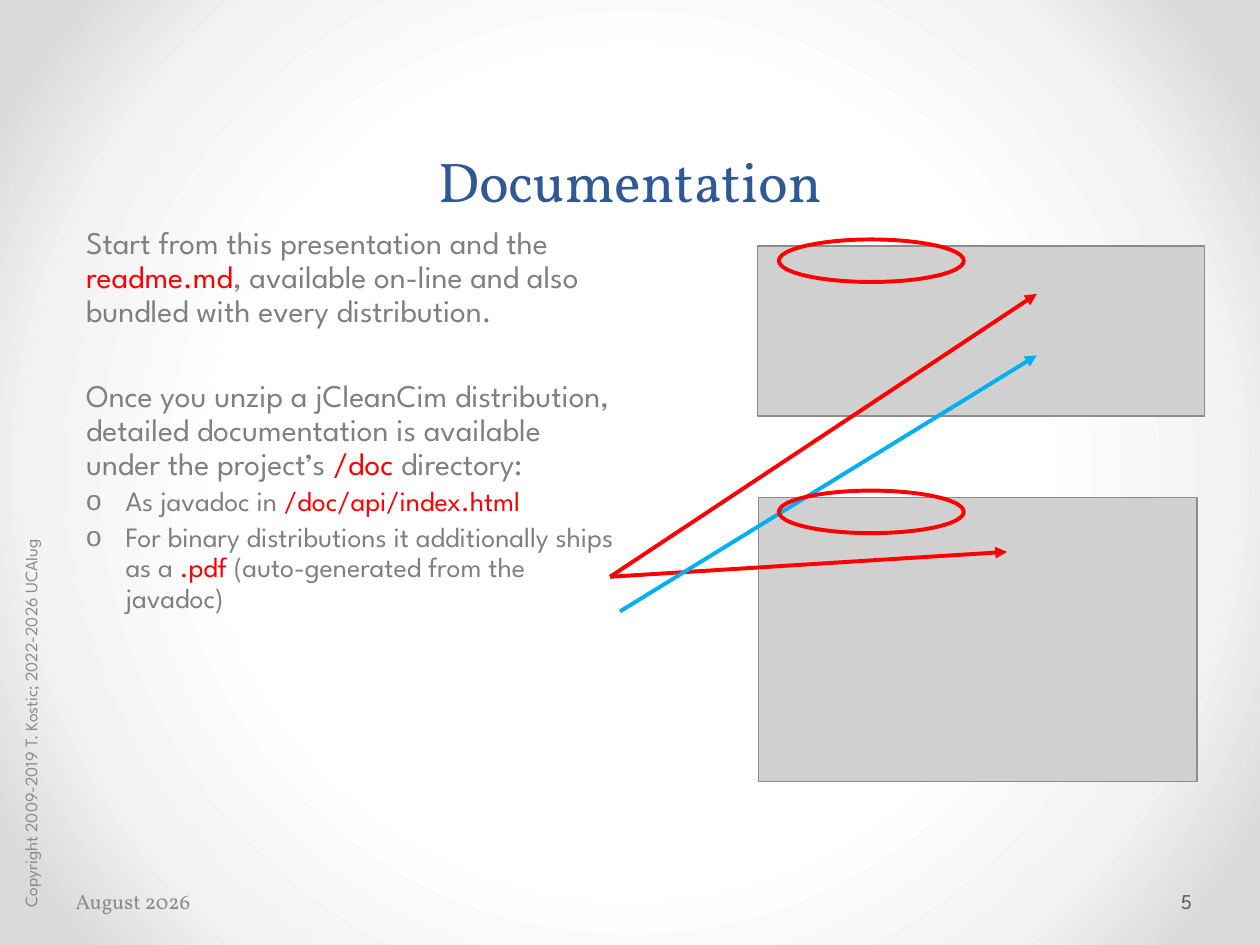
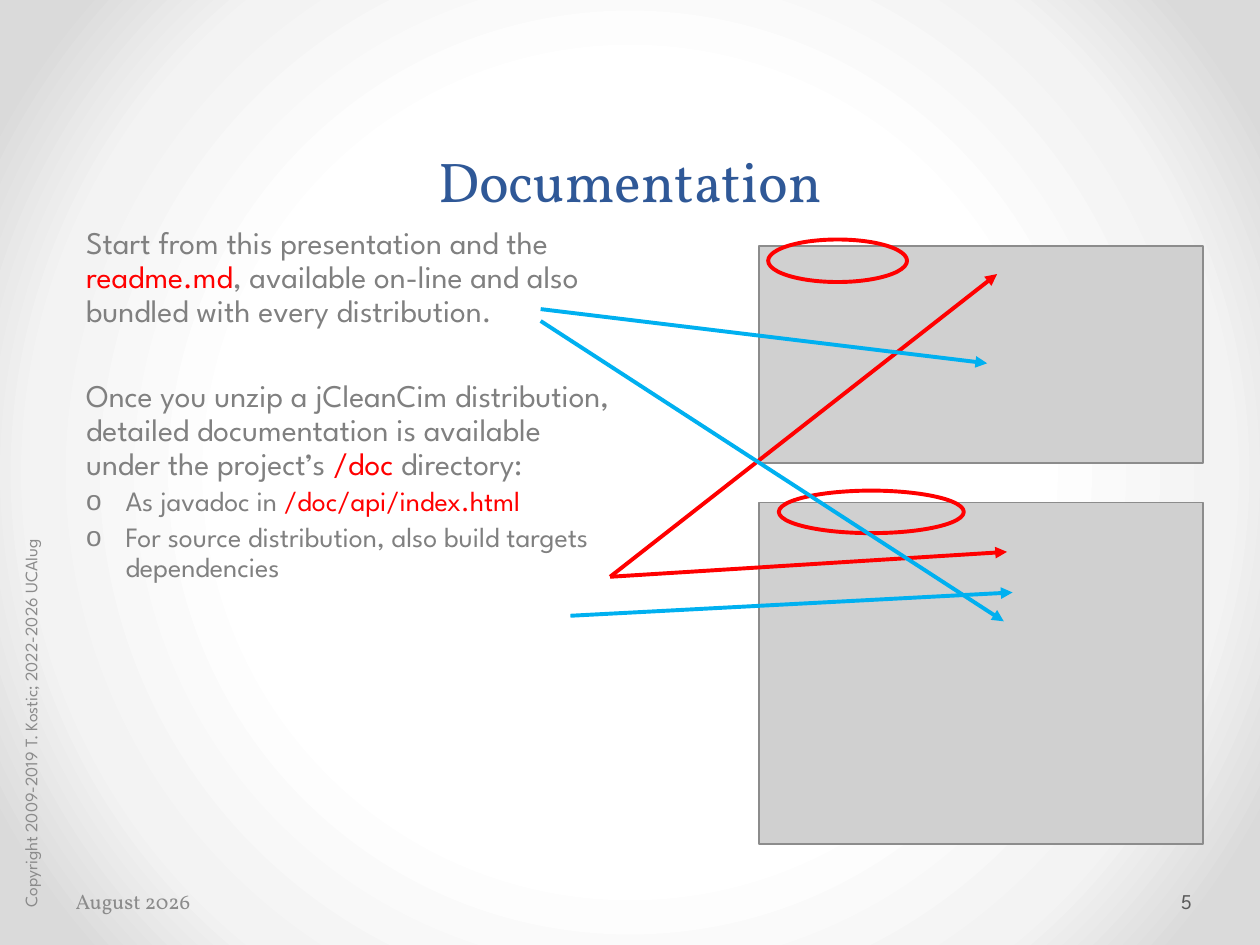
Before and after one commit to cimug-org/jCleanCim, a slide deck: slide 5 of doc/jCleanCimIntro.pptx. Drawn at 1260x945 pixels with LibreOffice and Linux fonts; fonts in the diff are those of the drawing; grey boxes stand for pictures. Boxes give left, top, right and bottom in pixels: in the first picture for what was removed or moved away, otherwise in the second. Text is boxed around its words. In the diff, an @@ line names an element or a change of style, - is before the commit and + after.

```diff
--- a/doc/jCleanCimIntro.pptx
+++ b/doc/jCleanCimIntro.pptx
@@ ellipse: place and size @@
-ellipse at [779,239,964,282]
+ellipse at [769,239,907,282]
@@ picture: place and size @@
-picture at [757,246,1205,416]
+picture at [759,246,1202,462]
@@ arrow moved from (610, 577) - (1037, 294) to (610, 577) - (997, 275) @@
@@ arrow moved from (620, 611) - (1037, 355) to (541, 309) - (987, 363) @@
@@ arrow added from (541, 321) to (1004, 621), #00B0F0 2.25 pt @@
@@ picture: place and size @@
-picture at [759,498,1197,781]
+picture at [759,503,1202,844]
@@ text at [126,528,588,583]: text changed @@
-  o For binary distributions it additionally ships as a .pdf (auto-generated from the javadoc)
+  o For source distribution, also build targets dependencies
@@ arrow added from (571, 616) to (1013, 592), #00B0F0 2.25 pt @@
```
Also in this commit, not shown: 1 other slide changed, 1 other file.
